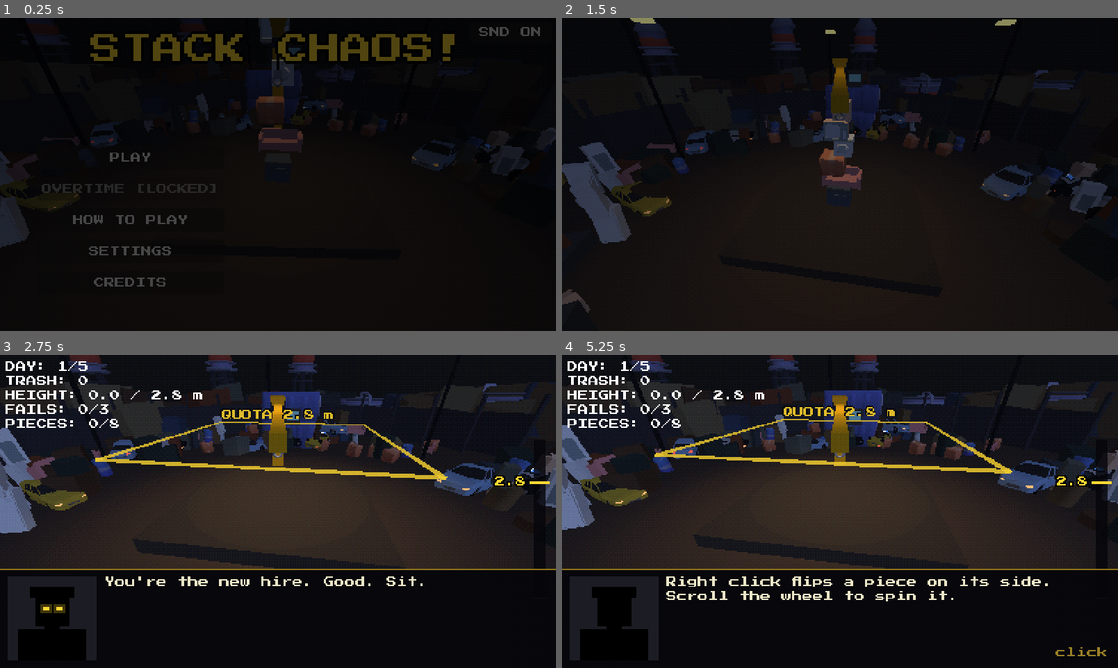
Above: before the commit, frames 1-4 (two rows, left to right).
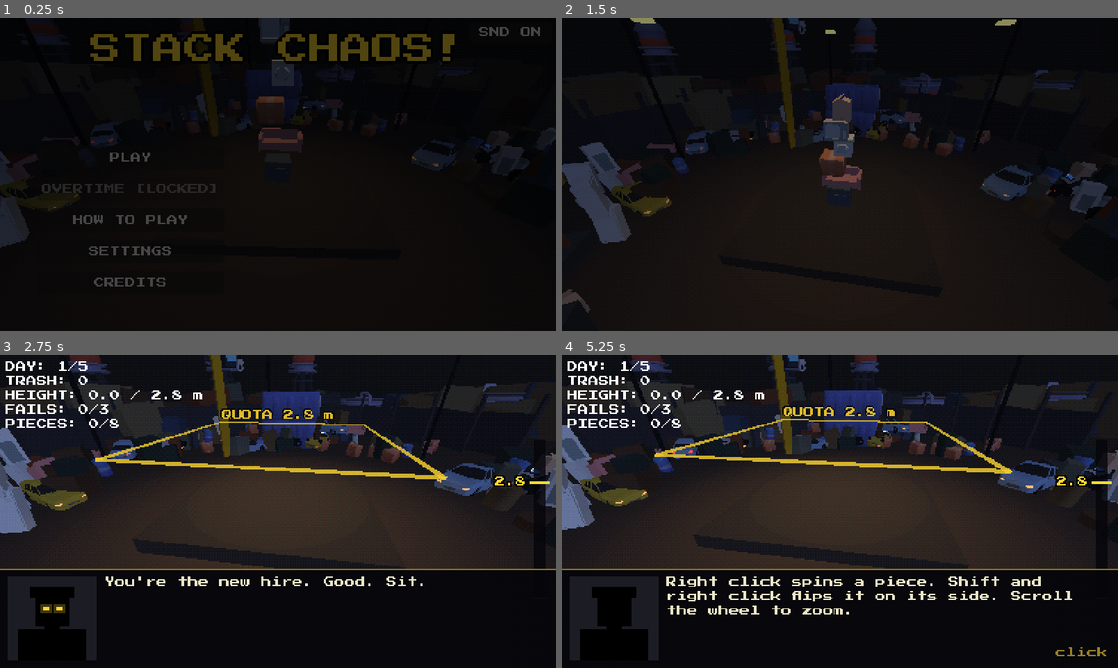
Above: after the commit, the same moments.

Repository: coconutTM/Stack-Chaos
Game: Godot game, scene res://scenes/main.tscn
Same seed, same stepped clock (60 frames per second), same inputs: the game is played once before the commit and once after it.
Inputs (mouse positions are in pixels of both pictures, inside the frame that each line leads up to):
- Up to frame 1 (0.25 s): no input
- Up to frame 2 (1.5 s): click "PLAY" at 0.5 s; click "PLAY" at 1.25 s
- Up to frame 3 (2.75 s): tap Enter at 2 s; move the mouse to (400, 495) at 2.02 s; tap Q at 2.1 s; click (400, 495) at 2.17 s; tap E at 2.3 s
- Up to frame 4 (5.25 s): drag from (728, 527) to (812, 574) at 2.77 s; tap Enter at 3.5, 4.25 s; move the mouse to (895, 442) at 3.52 s; hold Shift 3.53-4.25 s; tap R at 3.6 s; click (895, 442) at 3.67 s; drag from (812, 574) to (673, 464) at 4.27 s; move the mouse to (1006, 558) at 5.02 s; tap Q at 5.1 s; click (1006, 558) at 5.17 s

The runs differ from the first frame. In frame 1, 0.3% of the frame differs, in the area x 36-54%, y 0-36%; in frame 2, 1.2%; in frame 3, 1.3%; in frame 4, 2.7%, in the area x 18-92%, y 0-83%.

Commit message:
Fixed crane, mouse-wheel zoom, new piece rotation controls
- Crane no longer rotates with the camera: mast moved outside the camera orbit, jib lengthened and raised
- Mouse wheel zooms the camera (clamped so it never goes through the crane mast)
- Right click spins the held piece 45 degrees; Shift+right click, middle click or R flips it relative to the camera; Q/E spin
- Held piece orientation is now owned by main (_hold_basis) because setting only the position each frame reset the rotation
- Update how-to-play text, day 1 tutorial, README and CLAUDE.md

Co-Authored-By: Claude Opus 5.5 <noreply@anthropic.com>

Diff:
--- a/data/dialogue.gd
+++ b/data/dialogue.gd
@@ -9,7 +9,7 @@
 	1: [
 		"You're the new hire. Good. Sit.",
 		"That's your crane. Move the mouse to carry the trash. Left click to drop it.",
-		"Right click flips a piece on its side. Scroll the wheel to spin it.",
+		"Right click spins a piece. Shift and right click flips it on its side. Scroll the wheel to zoom.",
 		"Hold right click and drag to look around the pile.",
 		"The white circle shows where it will land. A red circle means it's headed off the platform.",
 		"Stack to {quota} meters with {pieces} pieces. Every piece must land on the pile.",
--- a/scripts/crane.gd
+++ b/scripts/crane.gd
@@ -2,14 +2,15 @@
 extends Node3D
 
 # เครนทาวเวอร์ประกอบจาก primitive ล้วน (สร้างด้วยโค้ด)
-# - ทั้งเครนหมุนตามมุมกล้อง: เสาอยู่ฝั่งตรงข้ามกล้องเสมอ แขนยื่นข้ามกองมาทางกล้อง
+# - เครนยืนอยู่กับที่ในโลก (ไม่หมุนตามกล้อง) เสาอยู่นอกวงที่กล้องโคจร แขนยื่นข้ามกอง
 # - แขนเล็งไปทางชิ้นที่ถือ, trolley เลื่อนตามระยะ, สายเคเบิลยืดหดตามความสูง
 
-const MAST_DIST := 5.4        # เสาห่างศูนย์กลางกองเท่านี้ (ฝั่งตรงข้ามกล้อง)
+const MAST_DIST := 10.8       # เสาห่างศูนย์กลางกองเท่านี้ (นอกวงกล้องโคจร รัศมี 9.5 และขอบ CLEAR_RADIUS ของประดับ)
+const CRANE_YAW := 0.61       # ทิศที่เครนตั้งอยู่ (เรเดียน ≈ 35°) หมุนรอบศูนย์กลางกอง
 const MAST_BOTTOM := Junkyard.FLOOR_Y   # เสายืนบนพื้นลาน (นอกแท่นวาง)
-const JIB_ABOVE_HOLD := 3.0   # แขนเครนอยู่เหนือชิ้นที่ถือเท่านี้
+const JIB_ABOVE_HOLD := 6.5   # แขนเครนอยู่เหนือชิ้นที่ถือเท่านี้ (สูงกว่ากล้อง 5.5 ตอนซูมปกติ แขนจึงไม่พาดบังจอ)
 const JIB_BACK := 2.5         # แขนยื่นไปด้านหลังเสา (ฝั่ง counterweight)
-const JIB_FRONT := 11.5       # แขนยื่นไปด้านหน้า
+const JIB_FRONT := 15.5       # แขนยื่นไปด้านหน้า (ต้องเกิน MAST_DIST + BOUND ถึงจะเอื้อมถึงขอบแท่นฝั่งไกล)
 const IDLE_HOOK_LEN := 1.0    # ความยาวสายตอนไม่ได้ถืออะไร
 const FOLLOW := 3.0           # ความเร็วยกแขนตามกอง
 const HOOK_FOLLOW := 10.0     # ความเร็วหย่อน/ดึงตะขอ
@@ -28,6 +29,7 @@
 
 
 func _ready() -> void:
+	rotation.y = CRANE_YAW
 	var yellow := _mat(Color(0.85, 0.65, 0.1))
 	var dark := _mat(Color(0.2, 0.22, 0.26))
 	var glass := _mat(Color(0.5, 0.8, 0.9))
@@ -66,9 +68,7 @@
 
 
 # เรียกทุกเฟรมจาก main.gd / held = ชิ้นที่ถืออยู่ (null = ไม่ได้ถือ ตะขอจะยกขึ้นและ trolley อยู่ที่เดิม)
-func update_crane(yaw: float, held: Block, hold_y: float, delta: float) -> void:
-	rotation.y = yaw
-
+func update_crane(held: Block, hold_y: float, delta: float) -> void:
 	var target_jib := hold_y + JIB_ABOVE_HOLD
 	_jib_y = target_jib if not _inited else lerpf(_jib_y, target_jib, 1.0 - exp(-FOLLOW * delta))
 
--- a/scripts/main.gd
+++ b/scripts/main.gd
@@ -26,6 +26,7 @@
 @onready var ground: CSGBox3D = $Ground
 
 var crane: Crane
+var _hold_basis := Basis.IDENTITY   # ทิศของชิ้นที่ถือ (main เป็นเจ้าของ: move_held_block() ตั้งทับทุกเฟรม ไม่งั้นการหมุนหาย)
 var guide: DropGuide
 var quota_marker: QuotaMarker
 var dialogue: DialogueBox
@@ -164,6 +165,7 @@
 	if state == State.TITLE:
 		camera.yaw += TITLE_SPIN * delta   # หน้า title: กล้องวนรอบกองตัวอย่างช้าๆ
 	camera.target_y = tower_top
+	camera.can_zoom = state == State.HOLDING or state == State.WAITING
 	look.target_y = tower_top
 	modifiers.running = state == State.HOLDING or state == State.WAITING
 	modifiers.follow_y = tower_top
@@ -174,7 +176,7 @@
 	if holding and not camera.dragging:
 		move_held_block()
 
-	crane.update_crane(camera.yaw, current if holding else null, tower_top + HOLD_GAP, delta)
+	crane.update_crane(current if holding else null, tower_top + HOLD_GAP, delta)
 	_update_motor(holding, delta)
 	guide.target = current if holding else null
 	# มีกองแล้ว (มีชิ้นนิ่ง) → วงนำทางจะเตือนสีแดงถ้าจุดตกคือพื้น
@@ -247,6 +249,18 @@
 
 
 func _unhandled_input(event: InputEvent) -> void:
+	# คีย์สำรองหมุน/พลิกชิ้นที่ถือ (physical_keycode ใช้ได้แม้ตั้งคีย์บอร์ดภาษาไทย)
+	if event is InputEventKey and event.pressed and not event.echo:
+		if state == State.HOLDING:
+			match event.physical_keycode:
+				KEY_Q:
+					_spin_held(-45.0)
+				KEY_E:
+					_spin_held(45.0)
+				KEY_R:
+					_flip_held()
+		return
+
 	if not (event is InputEventMouseButton and event.pressed):
 		return
 
@@ -267,16 +281,31 @@
 					if _is_tutorial() and not _first_drop_said:
 						_first_drop_said = true
 						_comment("tutorial_drop")
-				MOUSE_BUTTON_WHEEL_UP:    # ลูกกลิ้ง = หมุน 45°
-					current.rotate_y(deg_to_rad(45))
-				MOUSE_BUTTON_WHEEL_DOWN:
-					current.rotate_y(deg_to_rad(-45))
-
-
-# คลิกขวาสั้นๆ (ไม่ลาก) = พลิกชิ้นที่ถือตะแคง 90° / ลากค้าง = หมุนกล้อง (orbit_camera.gd)
+				MOUSE_BUTTON_MIDDLE:      # คลิกกลาง = พลิกตะแคง (ลูกกลิ้งใช้ซูมกล้องใน orbit_camera.gd)
+					_flip_held()
+
+
+# คลิกขวาสั้นๆ (ไม่ลาก) = หมุนชิ้นที่ถือ 45° / Shift + คลิกขวา = พลิกตะแคง / ลากค้าง = หมุนกล้อง (orbit_camera.gd)
 func _on_camera_tapped() -> void:
-	if state == State.HOLDING:
-		current.rotate_z(deg_to_rad(90))
+	if state != State.HOLDING:
+		return
+	if Input.is_key_pressed(KEY_SHIFT):
+		_flip_held()
+	else:
+		_spin_held(45.0)
+
+
+# หมุนชิ้นที่ถือรอบแกนตั้ง
+func _spin_held(deg: float) -> void:
+	_hold_basis = Basis(Vector3.UP, deg_to_rad(deg)) * _hold_basis
+	sfx.play("ui_click", -10.0, randf_range(0.9, 1.1))
+
+
+# พลิกชิ้นที่ถือตะแคง 90° รอบแกนแนวราบที่ชี้ออกจากกล้อง (เอียงไปทางขวาของจอเสมอ ไม่ว่ากล้องหมุนไปมุมไหน)
+func _flip_held() -> void:
+	var away := Vector3(-sin(camera.yaw), 0.0, -cos(camera.yaw))
+	_hold_basis = Basis(away, deg_to_rad(90)) * _hold_basis
+	sfx.play("ui_click", -10.0, randf_range(0.9, 1.1))
 
 
 # ---------- วัน / รอบการเล่น ----------
@@ -485,6 +514,7 @@
 		b.queue_free()
 	current = null
 	tower_top = TITLE_PILE_TOP
+	camera.zoom = 1.0   # หน้า title ใช้มุมกล้องมาตรฐานเสมอ
 	score_label.hide()
 	game_over_label.hide()
 	title_menu.open()
@@ -670,6 +700,7 @@
 	current = Block.spawn(kind)
 	current.position = pos
 	blocks_root.add_child(current)
+	_hold_basis = Basis.IDENTITY
 	current.hit.connect(_on_hit.bind(current))
 	sfx.play("clunk", -6.0)
 	if current.fragile and not _fragile_said:
@@ -738,11 +769,12 @@
 	if hit == null:
 		return
 	var p: Vector3 = hit
-	current.global_position = Vector3(
+	# ตั้งทั้ง transform (ทิศ + ตำแหน่ง) ไม่ใช่แค่ global_position ไม่งั้นทิศที่หมุนไว้ถูกทับกลับเป็นเดิมทุกเฟรม
+	current.global_transform = Transform3D(_hold_basis, Vector3(
 		clampf(p.x, -BOUND, BOUND),
 		hold_y,
 		clampf(p.z, -BOUND, BOUND)
-	)
+	))
 
 
 func recalc_tower_top() -> void:
--- a/scripts/orbit_camera.gd
+++ b/scripts/orbit_camera.gd
@@ -2,7 +2,7 @@
 extends Camera3D
 
 # กล้องโคจรรอบกองขยะ 360° / คลิกขวาค้าง + ลาก = หมุน, คลิกขวาสั้นๆ = ส่งสัญญาณ tapped
-# (main.gd เอาไปใช้พลิกชิ้นที่ถือ) / ติดกับ node Camera3D ใน main.tscn
+# (main.gd เอาไปใช้หมุนชิ้นที่ถือ) / ลูกกลิ้ง = ซูม / ติดกับ node Camera3D ใน main.tscn
 
 signal tapped   # คลิกขวาแบบไม่ลาก
 
@@ -13,14 +13,22 @@
 const SHAKE_MAX := 0.45       # ระยะเลื่อนภาพสูงสุดตอนสั่นเต็มที่ (เมตรที่ระนาบภาพ)
 const SHAKE_DECAY := 1.8      # trauma ลดลงต่อวินาที
 const FOLLOW := 3.0           # ความเร็วตามความสูงกอง (สูตร exp ไม่ขึ้นกับ framerate)
+const ZOOM_MIN := 0.6         # ซูมเข้าสุด (คูณ RADIUS / HEIGHT)
+const ZOOM_MAX := 1.5         # ซูมออกสุด
+const ZOOM_STEP := 1.12       # คูณ/หารต่อลูกกลิ้ง 1 คลิก
+const ZOOM_FOLLOW := 8.0      # ความเร็วซูมตามเป้า (สูตร exp)
+const MAX_RADIUS := Crane.MAST_DIST - 1.0   # ถอยหลังได้ไม่เกินนี้ (ไม่ทะลุเสาเครน) เกินแล้วยกกล้องสูงขึ้นแทน
 
 var yaw := 0.0                # มุมกล้องรอบแกน Y (0 = มองจากด้าน +Z เหมือนเดิม)
 var target_y := 0.0           # ความสูงที่กล้องควรโฟกัส (main.gd ตั้งเป็น tower_top)
 var dragging := false         # กำลังลากหมุนอยู่หรือไม่
+var zoom := 1.0               # ระดับซูมเป้าหมาย (ZOOM_MIN-ZOOM_MAX, น้อย = ใกล้) / main รีเซ็ตเป็น 1.0 ที่หน้า title
+var can_zoom := false         # main ตั้งทุกเฟรม: ซูมได้เฉพาะตอนเล่น (ลูกกลิ้งหน้าอื่นไม่ทำอะไร)
 
 var _trauma := 0.0            # ความแรงสั่นจอ 0-1 (สั่นจริง = trauma²)
 
 var _focus_y := 0.0
+var _zoom := 1.0              # ค่าซูมที่ลื่นแล้ว (ตามเป้า zoom)
 var _right_down := false
 var _drag_dist := 0.0
 
@@ -32,6 +40,7 @@
 
 func _process(delta: float) -> void:
 	_focus_y = lerpf(_focus_y, target_y, 1.0 - exp(-FOLLOW * delta))
+	_zoom = lerpf(_zoom, zoom, 1.0 - exp(-ZOOM_FOLLOW * delta))
 	_update_transform()
 
 	# สั่นจอด้วย h_offset/v_offset (ไม่ยุ่งกับ look_at)
@@ -52,6 +61,12 @@
 
 
 func _unhandled_input(event: InputEvent) -> void:
+	if can_zoom and event is InputEventMouseButton and event.pressed:
+		if event.button_index == MOUSE_BUTTON_WHEEL_UP:
+			zoom = clampf(zoom / ZOOM_STEP, ZOOM_MIN, ZOOM_MAX)
+		elif event.button_index == MOUSE_BUTTON_WHEEL_DOWN:
+			zoom = clampf(zoom * ZOOM_STEP, ZOOM_MIN, ZOOM_MAX)
+
 	if event is InputEventMouseButton and event.button_index == MOUSE_BUTTON_RIGHT:
 		if event.pressed:
 			_right_down = true
@@ -71,5 +86,6 @@
 
 
 func _update_transform() -> void:
-	position = Vector3(sin(yaw) * RADIUS, _focus_y + HEIGHT, cos(yaw) * RADIUS)
+	var radius := minf(RADIUS * _zoom, MAX_RADIUS)
+	position = Vector3(sin(yaw) * radius, _focus_y + HEIGHT * _zoom, cos(yaw) * radius)
 	look_at(Vector3(0.0, _focus_y, 0.0))
--- a/scripts/title_menu.gd
+++ b/scripts/title_menu.gd
@@ -27,8 +27,9 @@
 const HOW_TO_LINES := [
 	"Mouse: move the piece",
 	"Left click: drop it",
-	"Right click: flip it on its side",
-	"Mouse wheel: spin it 45 degrees",
+	"Right click: spin it 45 degrees",
+	"Shift + right click: flip it",
+	"Mouse wheel: zoom",
 	"Right drag: look around the pile",
 	"P / Esc: pause",
 	"",
Not shown, changed: CLAUDE.md
Not shown, changed: README.md
